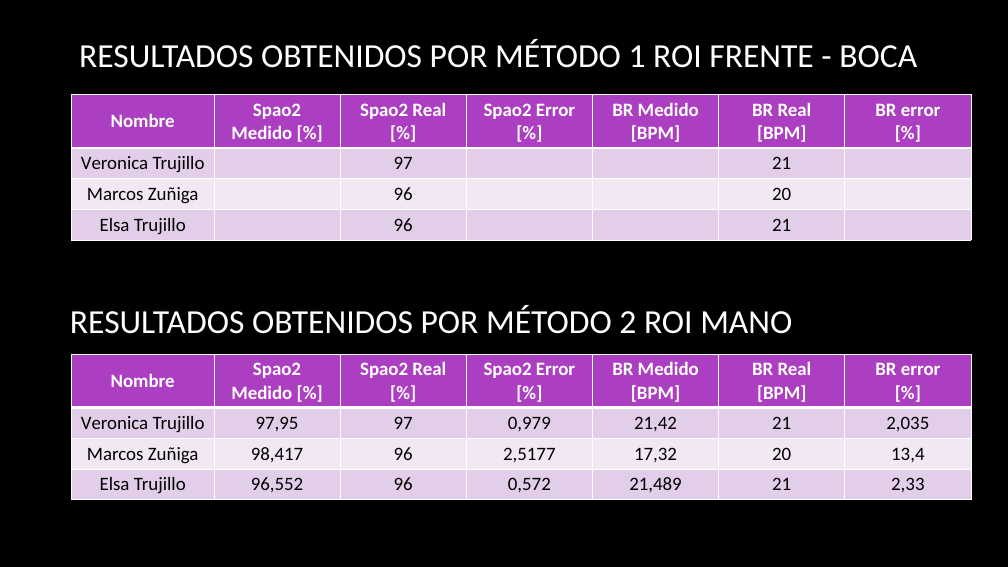
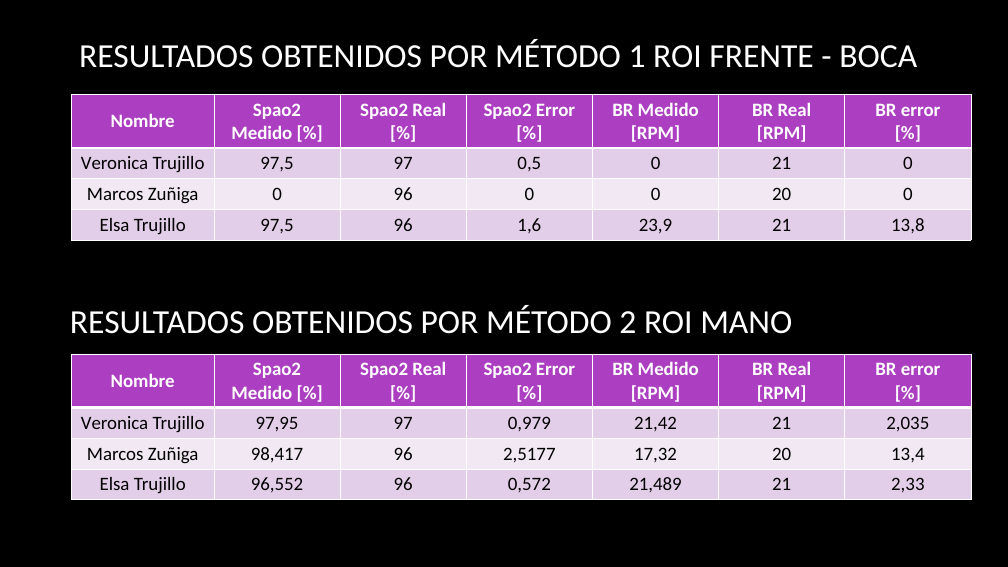
Before and after one commit to KevinPizarro/elo328-proyectoNAM2, a slide deck: slide 6 of NAM2_presentacion.pptx. Drawn at 1008x567 pixels with LibreOffice and Linux fonts; fonts in the diff are those of the drawing; background and template pictures are left out. Boxes give left, top, right and bottom in pixels: in the first picture for what was removed or moved away, otherwise in the second. Text is boxed around its words. In the diff, an @@ line names an element or a change of style, - is before the commit and + after.

```diff
--- a/NAM2_presentacion.pptx
+++ b/NAM2_presentacion.pptx
@@ table at [72,95,972,240] @@
-row 1, column 5: BR Medido [BPM]
+row 1, column 5: BR Medido [RPM]
-row 1, column 6: BR Real [BPM]
+row 1, column 6: BR Real [RPM]
-row 2: Veronica Trujillo |  | 97 |  |  | 21 | 
+row 2: Veronica Trujillo | 97,5 | 97 | 0,5 | 0 | 21 | 0
-row 3: Marcos Zuñiga |  | 96 |  |  | 20 | 
+row 3: Marcos Zuñiga | 0 | 96 | 0 | 0 | 20 | 0
-row 4: Elsa Trujillo |  | 96 |  |  | 21 | 
+row 4: Elsa Trujillo | 97,5 | 96 | 1,6 | 23,9 | 21 | 13,8
@@ table at [72,354,972,499] @@
-row 1, column 5: BR Medido [BPM]
+row 1, column 5: BR Medido [RPM]
-row 1, column 6: BR Real [BPM]
+row 1, column 6: BR Real [RPM]
```
Also in this commit, not shown: 1 other slide changed, 2 other files.
